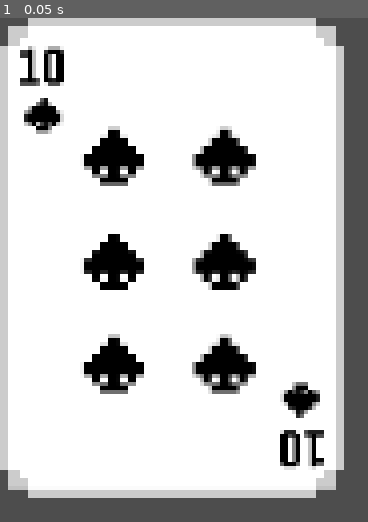
Above: before the commit, frame 1.
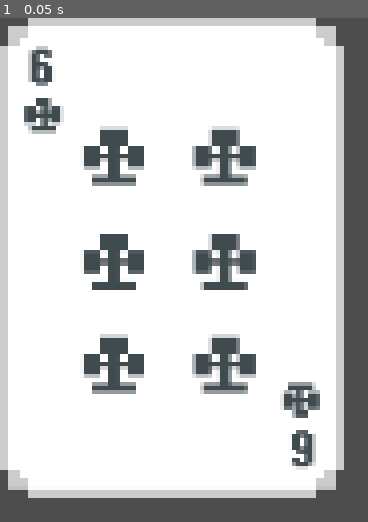
Above: after the commit, the same moment.

Repository: neuroticAxolotl/incremental-balatro
Game: Godot game, scene res://Main.tscn
Same seed, same stepped clock (60 frames per second), same inputs: the game is played once before the commit and once after it. Before the commit the project has no main scene; this scene is started directly in both runs.
Inputs:
- Up to frame 1 (0.05 s): no input

The runs differ from the first frame. In frame 1, 11% of the frame differs, in the area x 5-89%, y 5-90%.

Commit message:
basic card code done(ish)

Diff:
--- a/Card.gd
+++ b/Card.gd
@@ -1,12 +1,12 @@
 extends TextureRect
 
 # set by global function create_card()
-var rank:int = 1
-var suit = Global.Suits.SPADE
+var rank:int = 6
+var suit = Global.Suits.CLUB
 
 # Called when the node enters the scene tree for the first time.
 func _ready():
-	pass # Replace with function body.
+	update_values()
 
 
 # Called every frame. 'delta' is the elapsed time since the previous frame.
@@ -15,21 +15,34 @@
 
 
 func update_values():
-	var children = get_children()
 	var suit_icons = []
 	var rank_labels = []
 
-	for child in children:
+	# get child nodes that need to display suit & rank
+	for child in get_children():
 		if child.name.begins_with("SuitIcon"):
 			suit_icons.append(child)
 		elif child.name.begins_with("RankLabel"):
 			rank_labels.append(child)
+		elif child.name.begins_with("Decoration"):
+			for grandchild in child.get_children():
+				if grandchild.name.begins_with("SuitIcon"):
+					suit_icons.append(grandchild)
 
-	match rank:
-		1:
+	for label in rank_labels:
+		if rank == 1:
 			# set decoration here
-			for label in rank_labels:
-				label.text = "A"
+			label.text = "A"
+		if rank > 1 and rank < 11:
+			label.text = str(rank)
+		if rank == 11:
+			label.text = "J"
+		if rank == 12:
+			label.text = "Q"
+		if rank == 13:
+			label.text = "K"
+
+		label.label_settings.font_color = Global.suit_colors[suit]
 
 	for node in suit_icons:
-		node.texture = suit
+		node.texture = Global.suit_icons[suit]
--- a/card.tscn
+++ b/card.tscn
@@ -3,7 +3,7 @@
 [ext_resource type="Texture2D" uid="uid://c1c28bgnlwry0" path="res://blank_card.png" id="1_1cnxi"]
 [ext_resource type="Script" path="res://Card.gd" id="2_v6v64"]
 [ext_resource type="Texture2D" uid="uid://cdpp1x2rdt48r" path="res://spade.tres" id="3_3a0f3"]
-[ext_resource type="LabelSettings" uid="uid://h8yn1mi8aedk" path="res://spade_label_settings.tres" id="4_o645x"]
+[ext_resource type="LabelSettings" uid="uid://h8yn1mi8aedk" path="res://card_rank_label_settings.tres" id="4_q1yc2"]
 
 [node name="Card" type="TextureRect"]
 offset_right = 124.0
@@ -32,7 +32,7 @@
 theme_override_colors/font_color = Color(0, 0, 0, 1)
 theme_override_font_sizes/font_size = 36
 text = "10"
-label_settings = ExtResource("4_o645x")
+label_settings = ExtResource("4_q1yc2")
 horizontal_alignment = 1
 vertical_alignment = 1
 
@@ -57,7 +57,7 @@
 theme_override_colors/font_color = Color(0, 0, 0, 1)
 theme_override_font_sizes/font_size = 36
 text = "10"
-label_settings = ExtResource("4_o645x")
+label_settings = ExtResource("4_q1yc2")
 horizontal_alignment = 1
 vertical_alignment = 1
 
@@ -160,6 +160,7 @@
 
 [node name="Decoration2" type="ReferenceRect" parent="."]
 visible = false
+layout_mode = 0
 offset_right = 124.0
 offset_bottom = 173.0
 metadata/_edit_lock_ = true
@@ -182,6 +183,7 @@
 
 [node name="Decoration3" type="ReferenceRect" parent="."]
 visible = false
+layout_mode = 0
 offset_right = 124.0
 offset_bottom = 173.0
 metadata/_edit_lock_ = true
@@ -203,6 +205,7 @@
 texture = ExtResource("3_3a0f3")
 
 [node name="SuitIcon8" type="TextureRect" parent="Decoration3"]
+layout_mode = 0
 offset_left = 51.0
 offset_top = 77.0
 offset_right = 73.0
@@ -211,6 +214,7 @@
 
 [node name="Decoration4" type="ReferenceRect" parent="."]
 visible = false
+layout_mode = 0
 offset_right = 124.0
 offset_bottom = 173.0
 metadata/_edit_lock_ = true
@@ -232,6 +236,7 @@
 texture = ExtResource("3_3a0f3")
 
 [node name="SuitIcon8" type="TextureRect" parent="Decoration4"]
+layout_mode = 0
 offset_left = 70.0
 offset_top = 40.0
 offset_right = 92.0
@@ -239,6 +244,7 @@
 texture = ExtResource("3_3a0f3")
 
 [node name="SuitIcon9" type="TextureRect" parent="Decoration4"]
+layout_mode = 0
 offset_left = 70.0
 offset_top = 115.0
 offset_right = 92.0
@@ -247,6 +253,7 @@
 
 [node name="Decoration5" type="ReferenceRect" parent="."]
 visible = false
+layout_mode = 0
 offset_right = 124.0
 offset_bottom = 173.0
 metadata/_edit_lock_ = true
@@ -268,6 +275,7 @@
 texture = ExtResource("3_3a0f3")
 
 [node name="SuitIcon8" type="TextureRect" parent="Decoration5"]
+layout_mode = 0
 offset_left = 70.0
 offset_top = 40.0
 offset_right = 92.0
@@ -275,6 +283,7 @@
 texture = ExtResource("3_3a0f3")
 
 [node name="SuitIcon9" type="TextureRect" parent="Decoration5"]
+layout_mode = 0
 offset_left = 70.0
 offset_top = 115.0
 offset_right = 92.0
@@ -282,6 +291,7 @@
 texture = ExtResource("3_3a0f3")
 
 [node name="SuitIcon10" type="TextureRect" parent="Decoration5"]
+layout_mode = 0
 offset_left = 50.0
 offset_top = 78.0
 offset_right = 72.0
@@ -289,6 +299,7 @@
 texture = ExtResource("3_3a0f3")
 
 [node name="Decoration6" type="ReferenceRect" parent="."]
+layout_mode = 0
 offset_right = 124.0
 offset_bottom = 173.0
 metadata/_edit_lock_ = true
@@ -310,6 +321,7 @@
 texture = ExtResource("3_3a0f3")
 
 [node name="SuitIcon8" type="TextureRect" parent="Decoration6"]
+layout_mode = 0
 offset_left = 70.0
 offset_top = 40.0
 offset_right = 92.0
@@ -317,6 +329,7 @@
 texture = ExtResource("3_3a0f3")
 
 [node name="SuitIcon9" type="TextureRect" parent="Decoration6"]
+layout_mode = 0
 offset_left = 70.0
 offset_top = 115.0
 offset_right = 92.0
@@ -324,6 +337,7 @@
 texture = ExtResource("3_3a0f3")
 
 [node name="SuitIcon10" type="TextureRect" parent="Decoration6"]
+layout_mode = 0
 offset_left = 30.0
 offset_top = 78.0
 offset_right = 52.0
@@ -331,6 +345,7 @@
 texture = ExtResource("3_3a0f3")
 
 [node name="SuitIcon11" type="TextureRect" parent="Decoration6"]
+layout_mode = 0
 offset_left = 70.0
 offset_top = 78.0
 offset_right = 92.0
--- /dev/null
+++ b/card_rank_label_settings.tres
@@ -0,0 +1,8 @@
+[gd_resource type="LabelSettings" load_steps=2 format=3 uid="uid://h8yn1mi8aedk"]
+
+[ext_resource type="FontFile" uid="uid://ba2616rxaf25y" path="res://m6x11plus.ttf" id="1_0anyr"]
+
+[resource]
+font = ExtResource("1_0anyr")
+font_size = 36
+font_color = Color(0, 0, 0, 1)
--- a/global.gd
+++ b/global.gd
@@ -3,8 +3,20 @@
 var card_scene = preload("res://card.tscn")
 
 enum Suits {SPADE, HEART, CLUB, DIAMOND}
-var suit_icons = {Suits.SPADE: preload("res://spade.tres")}
 
+var suit_icons = {
+	Suits.SPADE: preload("res://spade.tres"),
+	Suits.HEART: preload("res://heart.tres"),
+	Suits.CLUB: preload("res://club.tres"),
+	Suits.DIAMOND: preload("res://diamond.tres"),
+	}
+
+var suit_colors = {
+	Suits.SPADE: Color("000000"),
+	Suits.HEART: Color("ff0000"),
+	Suits.CLUB: Color("404b4f"),
+	Suits.DIAMOND: Color("ff7800"),
+	}
 
 
 func CreateCard(suit, rank):
--- a/project.godot
+++ b/project.godot
@@ -11,6 +11,7 @@
 [application]
 
 config/name="card game"
+run/main_scene="res://Main.tscn"
 config/features=PackedStringArray("4.2", "GL Compatibility")
 config/icon="res://icon.svg"
 
Binary file changed: suits.png
